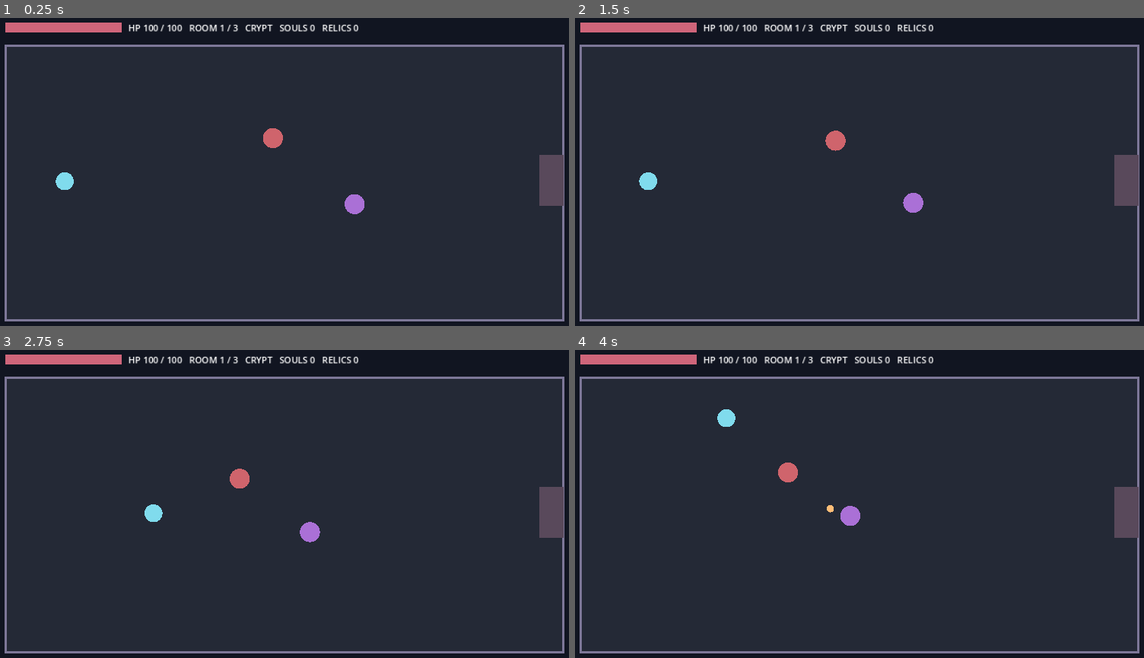
Above: before the commit, frames 1-4 (two rows, left to right).
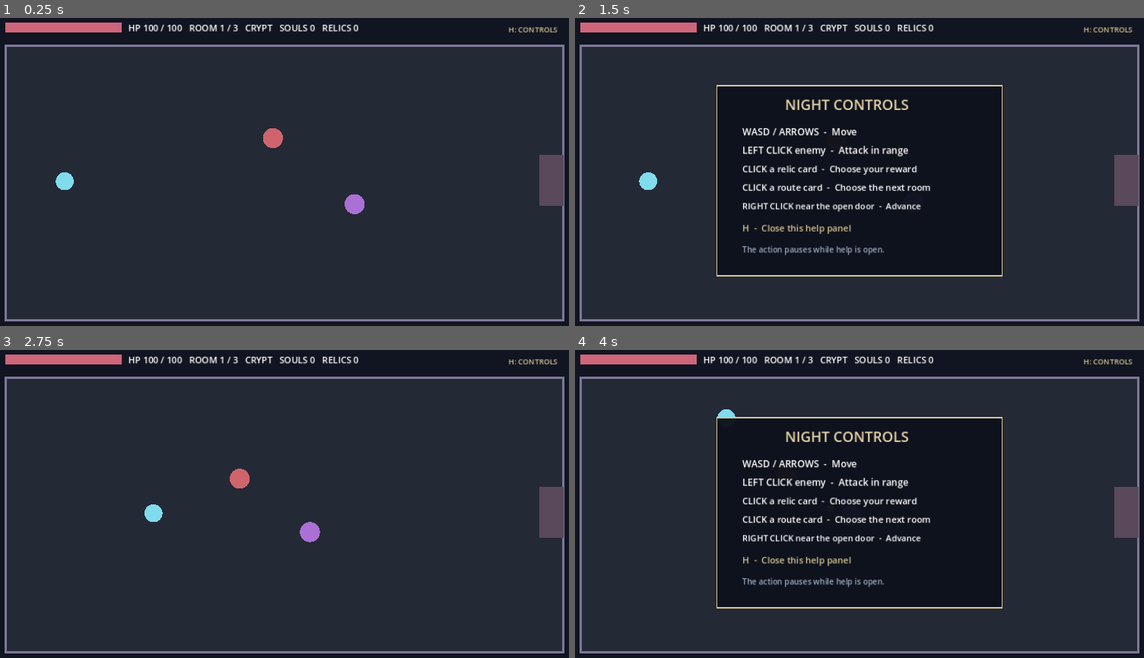
Above: after the commit, the same moments.

Repository: DoctorStrangeSH/Last-Ritual
Game: Godot game, scene res://scenes/topdown_night_prototype.tscn
The game is run twice, just before and just after one commit, with the same random seed, the same clock (stepped at 60 frames per second) and the same inputs. This scene is started directly instead of the project's main scene.
Inputs (mouse positions are in pixels of both pictures, inside the frame that each line leads up to):
- Up to frame 1 (0.25 s): no input
- Up to frame 2 (1.5 s): tap Enter at 0.5 s; move the mouse to (996, 162) at 0.52 s; hold Right (ui_right) 0.53-1.28 s; tap H at 0.6 s; click (996, 162) at 0.67 s; tap Space at 1.25 s; move the mouse to (740, 196) at 1.27 s; hold Down (ui_down) from 1.28 s (still down); tap R at 1.35 s
- Up to frame 3 (2.75 s): tap Enter at 2 s; move the mouse to (347, 436) at 2.02 s; release Down (ui_down) at 2.03 s; hold Right (ui_right) from 2.03 s (still down); tap H at 2.1 s
- Up to frame 4 (4 s): move the mouse to (831, 581) at 2.77 s; release Right (ui_right) at 2.78 s; hold Up (ui_up) 2.78-3.53 s; tap R at 2.85 s; click (831, 581) at 2.92 s; move the mouse to (1041, 565) at 3.52 s; hold Left (ui_left) from 3.53 s (still down); tap H at 3.6 s

The runs differ from the first frame. In frame 1, 0.1% of the frame differs, in the area x 89-98%, y 2-5%; in frame 2, 30%; in frame 3, 0.1%; in frame 4, 30%, in the area x 24-98%, y 2-84%.

Commit message:
ui(v5): show clear night controls help overlay

Diff:
--- a/scripts/topdown_night_prototype.gd
+++ b/scripts/topdown_night_prototype.gd
@@ -395,3 +395,17 @@
         draw_rect(Rect2(1058.0, 275.0, 46.0, 96.0), Color("#72b59b"))
     else:
         draw_rect(Rect2(1058.0, 275.0, 46.0, 96.0), Color("#59495b"))
+
+    draw_label("H: CONTROLS", Vector2(1000, 43), 14, Color("#d5c592"))
+    if help_visible:
+        var help_panel := Rect2(306, 144, 540, 360)
+        draw_rect(help_panel, Color(0.055, 0.07, 0.11, 0.97))
+        draw_rect(help_panel, Color("#d5c592"), false, 2.0)
+        draw_label("NIGHT CONTROLS", Vector2(435, 190), 27, Color("#e7d3a8"))
+        draw_label("WASD / ARROWS  -  Move", Vector2(354, 238), 18)
+        draw_label("LEFT CLICK enemy  -  Attack in range", Vector2(354, 273), 18)
+        draw_label("CLICK a relic card  -  Choose your reward", Vector2(354, 308), 17)
+        draw_label("CLICK a route card  -  Choose the next room", Vector2(354, 343), 17)
+        draw_label("RIGHT CLICK near the open door  -  Advance", Vector2(354, 378), 16)
+        draw_label("H  -  Close this help panel", Vector2(354, 420), 17, Color("#d5c592"))
+        draw_label("The action pauses while help is open.", Vector2(354, 460), 15, Color("#9da9bf"))
